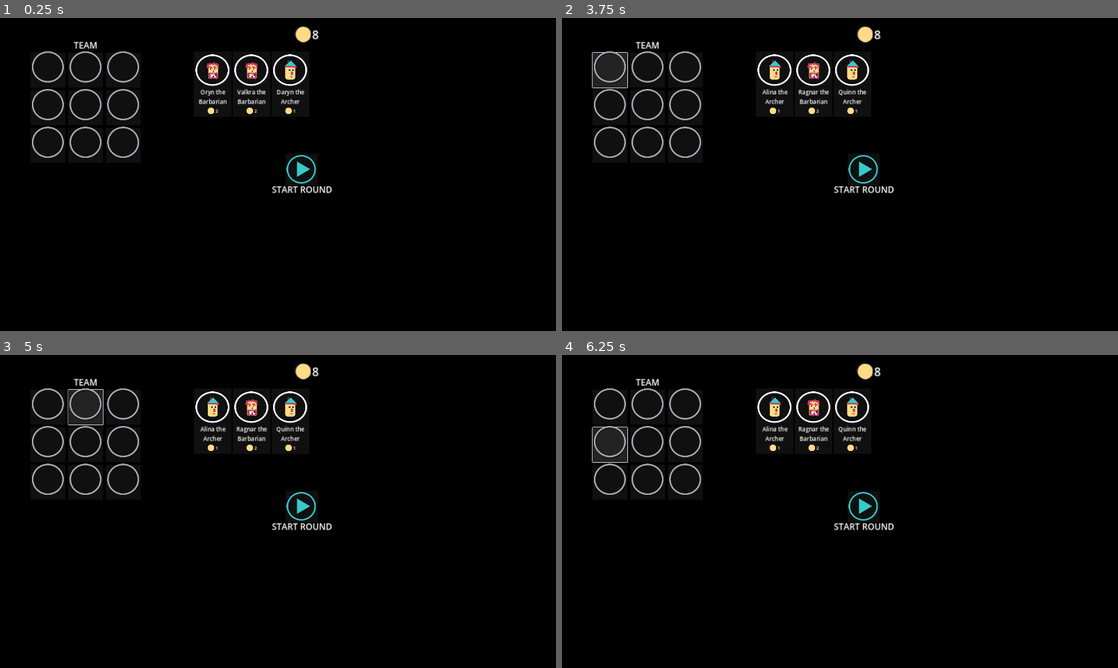
Above: before the commit, frames 1-4 (two rows, left to right).
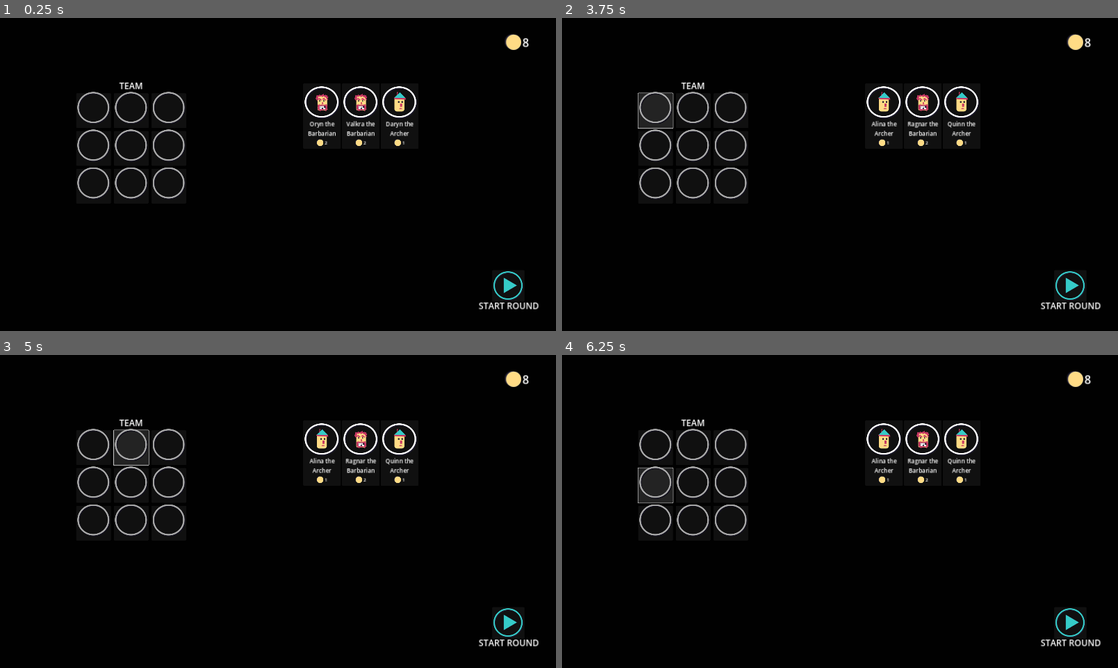
Above: after the commit, the same moments.

Repository: mathew-tran/mercmanager
Game: Godot game, scene res://Scenes/Main.tscn
Two runs of this game, one before a commit and one after it. Both use one fixed random seed, a clock stepped at 60 frames per second and the inputs below.
Inputs (mouse positions are in pixels of both pictures, inside the frame that each line leads up to; where the layout moved, square brackets give the same spot in the first picture):
- Up to frame 1 (0.25 s): no input
- Up to frame 2 (3.75 s): click "START ROUND" at 0.5 s; tap Enter at 1.25 s; move the mouse to (962, 158) at 1.27 s; hold Right mouse button (right_click, bound only after the commi… 1.28-2 s; click "START ROUND" at 2 s; tap Space at 2.75 s; move the mouse to (728, 190) at 2.77 s; right-click (728, 190) at 2.85 s; click (656, 111) [612, 71] at 3.5 s
- Up to frame 3 (5 s): click (133, 448) [83, 408] at 4.25 s
- Up to frame 4 (6.25 s): click (728, 448) [684, 408] at 5 s; click (656, 486) [612, 445] at 5.75 s

The runs differ from the first frame. In frame 1, 5.7% of the frame differs, in the area x 5-97%, y 2-94%; in frame 2, 6.4%; in frame 3, 6.5%; in frame 4, 6.4%.

Commit message:
clean up UI a bit

Diff:
--- a/Prefabs/Character.tscn
+++ b/Prefabs/Character.tscn
@@ -17,6 +17,9 @@
 
 [sub_resource type="StyleBoxFlat" id="StyleBoxFlat_36x6n"]
 bg_color = Color(0.207843, 0.796078, 0.784314, 1)
+
+[sub_resource type="CircleShape2D" id="CircleShape2D_yt7r0"]
+radius = 70.0071
 
 [node name="Character" type="Node2D" groups=["Unit"]]
 script = ExtResource("1_vsemf")
@@ -141,6 +144,14 @@
 wait_time = 0.3
 one_shot = true
 
+[node name="ClickCollision" type="Area2D" parent="."]
+collision_layer = 2
+collision_mask = 0
+metadata/_edit_group_ = true
+
+[node name="CollisionShape2D" type="CollisionShape2D" parent="ClickCollision"]
+shape = SubResource("CircleShape2D_yt7r0")
+
 [connection signal="mouse_entered" from="CharacterUI" to="." method="_on_character_ui_mouse_entered"]
 [connection signal="mouse_exited" from="CharacterUI" to="." method="_on_character_ui_mouse_exited"]
 [connection signal="timeout" from="HideUITimer" to="." method="_on_timer_timeout"]
--- /dev/null
+++ b/Prefabs/CustomMouse.tscn
@@ -0,0 +1,13 @@
+[gd_scene load_steps=3 format=3 uid="uid://cpdnf7b0of0ad"]
+
+[ext_resource type="Script" path="res://Scripts/Game/CustomMouse.gd" id="1_bbxjd"]
+
+[sub_resource type="CircleShape2D" id="CircleShape2D_nfn5o"]
+
+[node name="CustomMouse" type="Area2D" groups=["CustomMouse"]]
+collision_layer = 0
+collision_mask = 2
+script = ExtResource("1_bbxjd")
+
+[node name="CollisionShape2D" type="CollisionShape2D" parent="."]
+shape = SubResource("CircleShape2D_nfn5o")
--- a/Prefabs/UI/CharacterInfoUI.tscn
+++ b/Prefabs/UI/CharacterInfoUI.tscn
@@ -27,6 +27,7 @@
 offset_bottom = -911.0
 grow_horizontal = 2
 grow_vertical = 2
+scale = Vector2(1.5, 1.5)
 mouse_filter = 2
 script = ExtResource("1_fb0ub")
 
@@ -50,11 +51,13 @@
 offset_top = -23.5
 offset_right = 66.0
 offset_bottom = 131.5
+mouse_filter = 2
 metadata/_edit_group_ = true
 
 [node name="Face" type="TextureRect" parent="VBoxContainer"]
 custom_minimum_size = Vector2(115, 115)
 layout_mode = 2
+mouse_filter = 2
 texture = ExtResource("1_rhwta")
 expand_mode = 3
 stretch_mode = 5
--- a/Prefabs/UI/GameUI.tscn
+++ b/Prefabs/UI/GameUI.tscn
@@ -26,17 +26,19 @@
 
 [node name="Team" parent="Shop" groups=["PlayerTeam"] instance=ExtResource("1_0gone")]
 layout_mode = 0
-offset_left = 106.0
-offset_top = 73.0
-offset_right = 486.0
-offset_bottom = 499.0
+offset_left = 263.0
+offset_top = 213.0
+offset_right = 643.0
+offset_bottom = 639.0
+metadata/_edit_group_ = true
 
 [node name="Stock" type="HBoxContainer" parent="Shop"]
 layout_mode = 0
-offset_left = 670.0
-offset_top = 116.0
-offset_right = 1068.0
-offset_bottom = 306.0
+offset_left = 1047.0
+offset_top = 226.0
+offset_right = 1445.0
+offset_bottom = 451.0
+metadata/_edit_group_ = true
 
 [node name="Button" parent="Shop/Stock" instance=ExtResource("4_t5kl4")]
 layout_mode = 2
@@ -48,12 +50,17 @@
 layout_mode = 2
 
 [node name="PlayerCoinText" type="HBoxContainer" parent="Shop"]
-layout_mode = 0
-offset_left = 1016.0
-offset_top = 28.0
-offset_right = 1070.0
-offset_bottom = 68.0
+layout_mode = 1
+anchors_preset = 1
+anchor_left = 1.0
+anchor_right = 1.0
+offset_left = -175.0
+offset_top = 55.0
+offset_right = -93.0
+offset_bottom = 110.0
+grow_horizontal = 0
 script = ExtResource("5_qh772")
+metadata/_edit_group_ = true
 
 [node name="TextureRect" type="TextureRect" parent="Shop/PlayerCoinText"]
 layout_mode = 2
@@ -67,10 +74,10 @@
 text = "6"
 
 [node name="Button" type="Button" parent="."]
-offset_left = 986.0
-offset_top = 469.0
-offset_right = 1097.0
-offset_bottom = 578.0
+offset_left = 1700.0
+offset_top = 870.0
+offset_right = 1811.0
+offset_bottom = 979.0
 icon = ExtResource("2_h8wha")
 icon_alignment = 1
 metadata/_edit_group_ = true
--- a/Scenes/Main.tscn
+++ b/Scenes/Main.tscn
@@ -1,9 +1,10 @@
-[gd_scene load_steps=6 format=3 uid="uid://ln4502atjtfy"]
+[gd_scene load_steps=7 format=3 uid="uid://ln4502atjtfy"]
 
 [ext_resource type="Script" path="res://Scripts/Game/BattleSystem.gd" id="1_fnyww"]
 [ext_resource type="PackedScene" uid="uid://bkq1pww4yp2qp" path="res://Prefabs/Game/SpawnPoint.tscn" id="2_ddgpf"]
 [ext_resource type="PackedScene" uid="uid://3l11qm3o02te" path="res://Prefabs/UI/GameUI.tscn" id="3_mmn1l"]
 [ext_resource type="Script" path="res://Scripts/Game/FollowCamera.gd" id="5_gxreo"]
+[ext_resource type="PackedScene" uid="uid://cpdnf7b0of0ad" path="res://Prefabs/CustomMouse.tscn" id="6_ojwx8"]
 [ext_resource type="Script" path="res://Scripts/Game/EnemySpawner.gd" id="8_g0a7n"]
 
 [node name="Node2D" type="Node2D"]
@@ -87,3 +88,5 @@
 script = ExtResource("8_g0a7n")
 
 [node name="FocusPoint" type="Node2D" parent="." groups=["FocusPoint"]]
+
+[node name="CustomMouse" parent="." instance=ExtResource("6_ojwx8")]
--- a/Scripts/Data/DataType/CharacterInfo.gd
+++ b/Scripts/Data/DataType/CharacterInfo.gd
@@ -20,10 +20,10 @@
 	newNames.shuffle()
 	GivenName = newNames[0]
 
-	StatValues.HP += randi_range(1, 3)
+	StatValues.HP += randi_range(1, 5)
 	if randi_range(0, 100) > 70:
-		StatValues.Damage += randi_range(1, 2)
-		StatValues.HP += randi_range(1, 3)
+		StatValues.Damage += randi_range(1, 3)
+		StatValues.HP += randi_range(1, 4)
 
 func GetFullName():
 	if GivenName == "":
--- a/Scripts/Game/Character.gd
+++ b/Scripts/Game/Character.gd
@@ -13,6 +13,7 @@
 
 signal CompletedTakingDamage
 
+var bHovered = false
 
 func _ready():
 	Setup()
@@ -66,17 +67,7 @@
 		$HideUITimer.stop()
 		$CharacterUI.SetActive(true)
 
-func _on_character_ui_mouse_entered():
-	if is_instance_valid(Helper.GetCharInfoUI()):
-		if is_instance_valid(CharacterData):
-			Helper.GetCharInfoUI().UpdateInfo(CharacterData)
-		else:
-			Helper.GetCharInfoUI().HideInfo()
 
-
-func _on_character_ui_mouse_exited():
-	if is_instance_valid(Helper.GetCharInfoUI()):
-		Helper.GetCharInfoUI().HideInfo()
 
 
 func _on_timer_timeout():
--- /dev/null
+++ b/Scripts/Game/CustomMouse.gd
@@ -0,0 +1,18 @@
+extends Area2D
+
+var charHovered : Character
+
+func _process(delta):
+	global_position = get_global_mouse_position()
+	var bodies = get_overlapping_areas()
+	for body in bodies:
+		if body.get_parent() is Character:
+			charHovered = body.get_parent()
+			break
+	if len(bodies) == 0:
+		charHovered = null
+
+func _input(event):
+	if event.is_action_released("right_click"):
+		if is_instance_valid(charHovered):
+			Helper.GetCharInfoUI().UpdateInfo(charHovered.CharacterData)
--- a/Scripts/Game/UI/CharacterInfoUI.gd
+++ b/Scripts/Game/UI/CharacterInfoUI.gd
@@ -4,6 +4,11 @@
 
 func _ready():
 	HideInfo()
+
+func _input(event):
+	if visible:
+		if event.is_action_pressed("right_click"):
+			HideInfo()
 
 func _process(delta):
 	if visible:
--- a/Scripts/Game/UI/GameUI.gd
+++ b/Scripts/Game/UI/GameUI.gd
@@ -9,6 +9,7 @@
 	if state == BattleSystem.GAME_STATE.PLAYER_WIN:
 		visible = true
 		$Shop.PopulateStock()
+		Helper.GetCharInfoUI().HideInfo()
 	else:
 		print("Game Over!")
 		get_tree().reload_current_scene()
--- a/project.godot
+++ b/project.godot
@@ -24,3 +24,15 @@
 window/size/viewport_width=1920
 window/size/viewport_height=1080
 window/stretch/mode="canvas_items"
+
+[input]
+
+right_click={
+"deadzone": 0.5,
+"events": [Object(InputEventMouseButton,"resource_local_to_scene":false,"resource_name":"","device":-1,"window_id":0,"alt_pressed":false,"shift_pressed":false,"ctrl_pressed":false,"meta_pressed":false,"button_mask":0,"position":Vector2(0, 0),"global_position":Vector2(0, 0),"factor":1.0,"button_index":2,"canceled":false,"pressed":false,"double_click":false,"script":null)
+]
+}
+
+[layer_names]
+
+2d_physics/layer_2="CharacterUnit"
Not shown: 1 places in Prefabs/Character.tscn that only renumber resources
